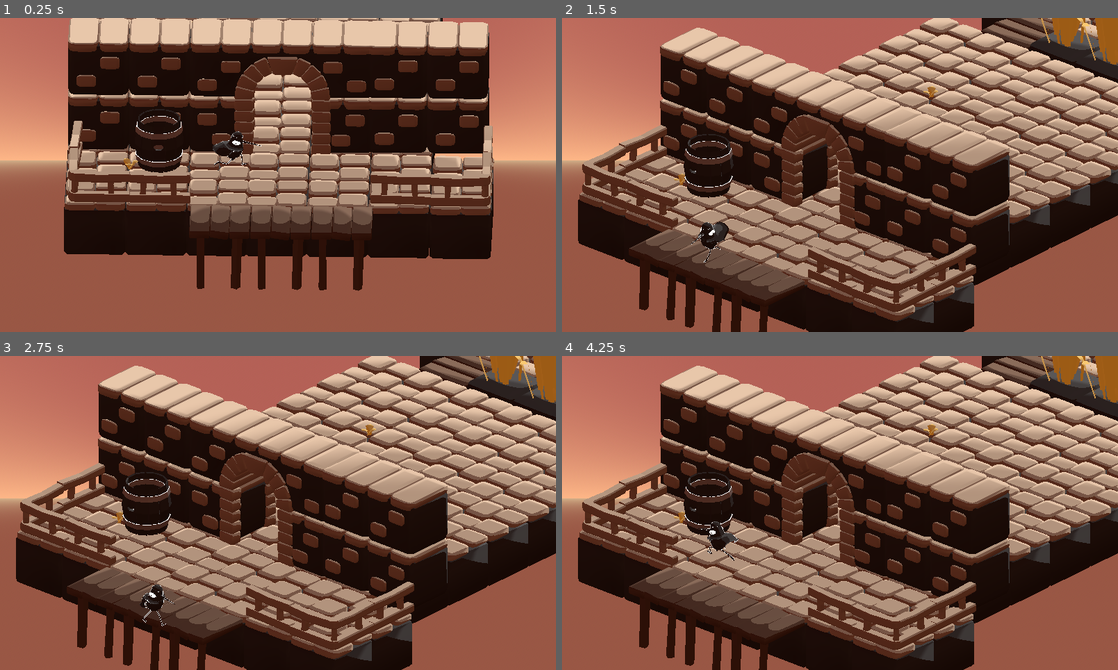
Above: before the commit, frames 1-4 (two rows, left to right).
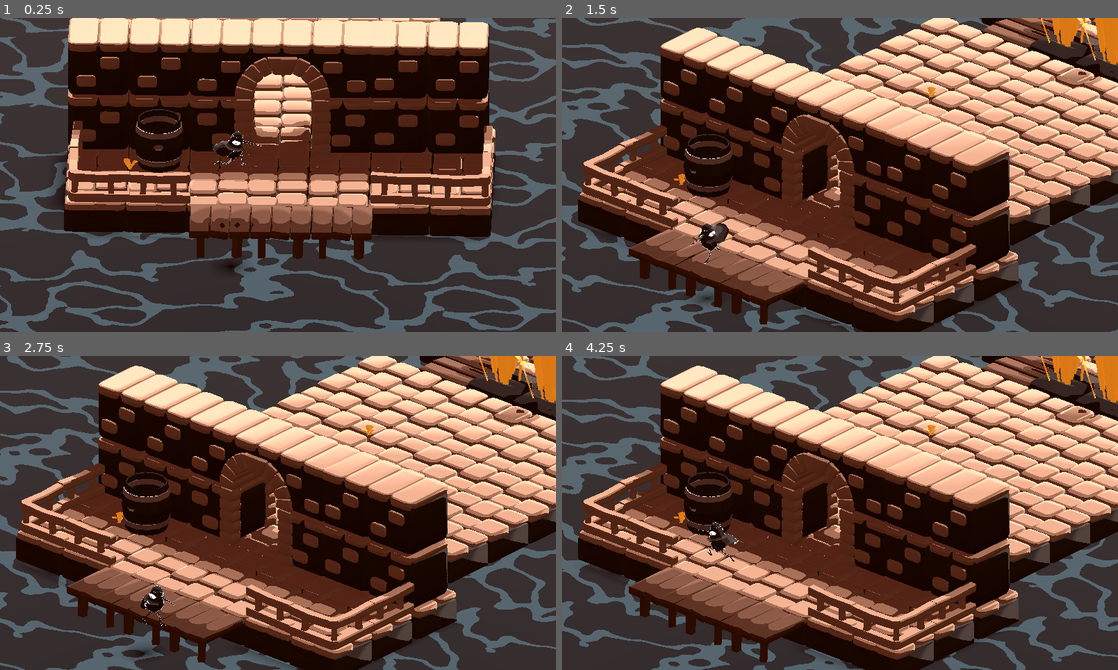
Above: after the commit, the same moments.

Repository: puleri/godot-test
Game: Godot game, scene res://Levels/Demo_A1.tscn
Same seed, same stepped clock (60 frames per second), same inputs: the game is played once before the commit and once after it.
Inputs:
- Up to frame 1 (0.25 s): no input
- Up to frame 2 (1.5 s): hold D (move_right) 0.53-1.28 s; tap E (interact) at 0.6, 1.35 s; tap Space (jump) at 0.77 s; hold S (move_down) from 1.28 s (still down)
- Up to frame 3 (2.75 s): tap Space (jump) at 1.52 s; release S (move_down) at 2.03 s; hold D (move_right) from 2.03 s (still down); tap E (interact) at 2.1 s
- Up to frame 4 (4.25 s): release D (move_right) at 2.78 s; hold W (move_up) 2.78-3.53 s; tap E (interact) at 2.85, 3.6 s; tap Space (jump) at 3.02, 3.77 s; hold A (move_left) from 3.53 s (still down)

The runs differ from the first frame. In frame 1, 69% of the frame differs, in the area x 0-100%, y 0-100%; in frame 2, 67%; in frame 3, 67%; in frame 4, 67%.

Commit message:
Added Rook_v2 skeleton update. Added water shader.

Diff:
--- a/Levels/Demo_A1.tscn
+++ b/Levels/Demo_A1.tscn
@@ -23,7 +23,7 @@
 background_color = Color(0.38, 0.34871334, 0.3306, 1)
 sky = SubResource("Sky_nxtc6")
 ambient_light_sky_contribution = 0.5
-glow_intensity = 0.0
+glow_enabled = true
 fog_mode = 1
 fog_density = 1.0
 
@@ -41,6 +41,7 @@
 transform = Transform3D(1, 0, 0, 0, 1, 0, 0, 0, 1, 5, 0.9666046, -7.7)
 
 [node name="CollisionShape3D" type="CollisionShape3D" parent="MovementFloor" unique_id=928830938]
+transform = Transform3D(1, 0, 0, 0, 1, 0, 0, 0, 1, 0, -0.042859077, 0)
 shape = SubResource("BoxShape3D_demo_floor")
 debug_color = Color(0.2, 0.7, 1, 0.35)
 
@@ -59,3 +60,4 @@
 
 [node name="DirectionalLight3D" type="DirectionalLight3D" parent="." unique_id=1859417399]
 transform = Transform3D(-0.9997446, 9.310847e-10, 0.02260007, 0.019076373, 0.5362099, 0.8438691, -0.0121183805, 0.8440847, -0.5360729, 0, 6.9235277, 0)
+shadow_enabled = true
--- /dev/null
+++ b/Materials/Water.tres
@@ -0,0 +1,113 @@
+[gd_resource type="VisualShader" format=3 uid="uid://c2tsaurjhjo47"]
+
+[ext_resource type="Texture2D" uid="uid://c7q6ueeng340j" path="res://Textures/Noise.png" id="1_7u5yi"]
+
+[sub_resource type="VisualShaderNodeFloatOp" id="VisualShaderNodeFloatOp_1eskk"]
+default_input_values = [0, 0.0, 1, 0.03]
+operator = 2
+
+[sub_resource type="VisualShaderNodeFloatOp" id="VisualShaderNodeFloatOp_ex1p1"]
+default_input_values = [0, 0.0, 1, 1.0]
+operator = 1
+
+[sub_resource type="VisualShaderNodeColorConstant" id="VisualShaderNodeColorConstant_vaali"]
+constant = Color(0.061199997, 0.101380005, 0.12, 1)
+
+[sub_resource type="VisualShaderNodeFloatFunc" id="VisualShaderNodeFloatFunc_fxb00"]
+function = 18
+
+[sub_resource type="VisualShaderNodeFloatParameter" id="VisualShaderNodeFloatParameter_bbwc2"]
+parameter_name = "FloatParameter"
+default_value_enabled = true
+default_value = 0.39
+
+[sub_resource type="VisualShaderNodeFloatOp" id="VisualShaderNodeFloatOp_8eeya"]
+default_input_values = [0, 0.0, 1, 0.05]
+
+[sub_resource type="VisualShaderNodeClamp" id="VisualShaderNodeClamp_j63hk"]
+default_input_values = [0, 0.0, 1, 0.3, 2, 0.38]
+
+[sub_resource type="VisualShaderNodeFloatParameter" id="VisualShaderNodeFloatParameter_bkq0e"]
+parameter_name = "Time"
+default_value_enabled = true
+default_value = 1.0
+
+[sub_resource type="VisualShaderNodeTexture" id="VisualShaderNodeTexture_i8iva"]
+texture = ExtResource("1_7u5yi")
+
+[sub_resource type="VisualShaderNodeMix" id="VisualShaderNodeMix_wjci6"]
+default_input_values = [0, Vector3(0, 0, 0), 1, Vector3(1, 1, 1), 2, Vector3(0.5, 0.5, 0.5)]
+op_type = 3
+
+[sub_resource type="VisualShaderNodeColorConstant" id="VisualShaderNodeColorConstant_fk4ma"]
+constant = Color(0.1944, 0.31584, 0.36, 1)
+
+[sub_resource type="VisualShaderNodeUVFunc" id="VisualShaderNodeUVFunc_7u5yi"]
+default_input_values = [1, Vector2(10, 10), 2, Vector2(1, 0)]
+function = 1
+
+[sub_resource type="VisualShaderNodeUVFunc" id="VisualShaderNodeUVFunc_ic0ak"]
+
+[sub_resource type="VisualShaderNodeFloatOp" id="VisualShaderNodeFloatOp_vdxvv"]
+default_input_values = [0, 0.0, 1, 2.0]
+operator = 1
+
+[sub_resource type="VisualShaderNodeFloatFunc" id="VisualShaderNodeFloatFunc_4vc78"]
+function = 16
+
+[sub_resource type="VisualShaderNodeFloatFunc" id="VisualShaderNodeFloatFunc_nwyqv"]
+function = 18
+
+[sub_resource type="VisualShaderNodeFloatOp" id="VisualShaderNodeFloatOp_vluw8"]
+default_input_values = [0, 0.0, 1, 2.2]
+operator = 2
+
+[sub_resource type="VisualShaderNodeFloatOp" id="VisualShaderNodeFloatOp_iwksh"]
+default_input_values = [0, 0.0, 1, 0.7]
+operator = 1
+
+[sub_resource type="VisualShaderNodeInput" id="VisualShaderNodeInput_hit8e"]
+input_name = "time"
+
+[resource]
+nodes/vertex/0/position = Vector2(500, 120)
+nodes/fragment/0/position = Vector2(1340, 10)
+nodes/fragment/2/node = SubResource("VisualShaderNodeTexture_i8iva")
+nodes/fragment/2/position = Vector2(-630, 40)
+nodes/fragment/3/node = SubResource("VisualShaderNodeUVFunc_ic0ak")
+nodes/fragment/3/position = Vector2(-1110, 280)
+nodes/fragment/4/node = SubResource("VisualShaderNodeFloatOp_vdxvv")
+nodes/fragment/4/position = Vector2(-150, 10)
+nodes/fragment/5/node = SubResource("VisualShaderNodeFloatFunc_4vc78")
+nodes/fragment/5/position = Vector2(860, 40)
+nodes/fragment/6/node = SubResource("VisualShaderNodeFloatFunc_nwyqv")
+nodes/fragment/6/position = Vector2(330, 130)
+nodes/fragment/7/node = SubResource("VisualShaderNodeFloatOp_vluw8")
+nodes/fragment/7/position = Vector2(220, 670)
+nodes/fragment/8/node = SubResource("VisualShaderNodeFloatOp_iwksh")
+nodes/fragment/8/position = Vector2(-70, 580)
+nodes/fragment/9/node = SubResource("VisualShaderNodeInput_hit8e")
+nodes/fragment/9/position = Vector2(-1610, 260)
+nodes/fragment/10/node = SubResource("VisualShaderNodeFloatOp_1eskk")
+nodes/fragment/10/position = Vector2(-1300, 350)
+nodes/fragment/11/node = SubResource("VisualShaderNodeFloatOp_ex1p1")
+nodes/fragment/11/position = Vector2(560, 230)
+nodes/fragment/13/node = SubResource("VisualShaderNodeColorConstant_vaali")
+nodes/fragment/13/position = Vector2(840, -170)
+nodes/fragment/14/node = SubResource("VisualShaderNodeFloatFunc_fxb00")
+nodes/fragment/14/position = Vector2(450, 470)
+nodes/fragment/15/node = SubResource("VisualShaderNodeFloatParameter_bbwc2")
+nodes/fragment/15/position = Vector2(-300, 240)
+nodes/fragment/16/node = SubResource("VisualShaderNodeFloatOp_8eeya")
+nodes/fragment/16/position = Vector2(-360, 570)
+nodes/fragment/18/node = SubResource("VisualShaderNodeClamp_j63hk")
+nodes/fragment/18/position = Vector2(-630, 530)
+nodes/fragment/19/node = SubResource("VisualShaderNodeFloatParameter_bkq0e")
+nodes/fragment/19/position = Vector2(-950, 490)
+nodes/fragment/20/node = SubResource("VisualShaderNodeMix_wjci6")
+nodes/fragment/20/position = Vector2(1100, -100)
+nodes/fragment/21/node = SubResource("VisualShaderNodeColorConstant_fk4ma")
+nodes/fragment/21/position = Vector2(830, -70)
+nodes/fragment/24/node = SubResource("VisualShaderNodeUVFunc_7u5yi")
+nodes/fragment/24/position = Vector2(-1380, 20)
+nodes/fragment/connections = PackedInt32Array(2, 0, 4, 0, 2, 0, 8, 0, 9, 0, 10, 0, 10, 0, 3, 2, 6, 0, 11, 0, 14, 0, 11, 1, 11, 0, 5, 0, 16, 0, 8, 1, 4, 0, 6, 0, 8, 0, 7, 0, 7, 0, 14, 0, 18, 0, 4, 1, 18, 0, 16, 0, 19, 0, 18, 0, 5, 0, 20, 2, 13, 0, 20, 0, 21, 0, 20, 1, 20, 0, 0, 0, 24, 0, 3, 0, 3, 0, 2, 0)
--- a/Mesh/Harboretum-Mesh/Build-EntryWay.tscn
+++ b/Mesh/Harboretum-Mesh/Build-EntryWay.tscn
@@ -11,6 +11,12 @@
 [ext_resource type="PackedScene" uid="uid://qykllwvpaj7" path="res://Mesh/Harboretum-Mesh/stone_railing.tscn" id="9_s4cuf"]
 [ext_resource type="PackedScene" uid="uid://bhwt01cbdydu4" path="res://Mesh/Harboretum-Mesh/tall_grass_block.tscn" id="10_yb5ed"]
 [ext_resource type="PackedScene" uid="uid://lg2nk4rjl6et" path="res://Mesh/Harboretum-Mesh/short_grass_block.tscn" id="11_1hb2o"]
+[ext_resource type="Shader" uid="uid://c2tsaurjhjo47" path="res://Materials/Water.tres" id="12_1hb2o"]
+
+[sub_resource type="ShaderMaterial" id="ShaderMaterial_dmhcf"]
+render_priority = 0
+shader = ExtResource("12_1hb2o")
+shader_parameter/Time = 1.0
 
 [node name="Node3D" type="Node3D" unique_id=1146930490]
 
@@ -19,6 +25,9 @@
 
 [node name="StoneTile-Block4" parent="." unique_id=2116407225 instance=ExtResource("6_dea3m")]
 transform = Transform3D(1, 0, 0, 0, 1, 0, 0, 0, 1, 10.955891, -0.015070915, -0.9648776)
+
+[node name="StoneTile-Block5" parent="." unique_id=1408684281 instance=ExtResource("6_dea3m")]
+transform = Transform3D(1, 0, 0, 0, 1, 0, 0, 0, 1, 10.955891, -0.015070915, -3.1626925)
 
 [node name="StoneTile-Block-22" parent="." unique_id=661275332 instance=ExtResource("6_gd7qx")]
 transform = Transform3D(0.9999986, 0.001624889, -0.0003210013, -0.0016249716, 0.9999986, -0.0002528069, 0.0003205822, 0.0002533381, 0.99999994, -1.0203216, -0.015070915, 0.9755006)
@@ -100,3 +109,8 @@
 
 [node name="GrassTuft02" parent="." unique_id=580981932 instance=ExtResource("7_s4cuf")]
 transform = Transform3D(1, 0, 0, 0, 1, 0, 0, 0, 1, 2, 1, -11)
+
+[node name="CSGBox3D" type="CSGBox3D" parent="." unique_id=1347127617]
+transform = Transform3D(1, 0, 0, 0, 1, 0, 0, 0, 1, -0.11543083, -0.6495228, -11.83025)
+size = Vector3(123.536545, 1, 93.897575)
+material = SubResource("ShaderMaterial_dmhcf")
--- a/Rook/Rook_v2.tscn
+++ b/Rook/Rook_v2.tscn
@@ -7,38 +7,33 @@
 [node name="Rook" unique_id=811247315 instance=ExtResource("1_nu6bc")]
 
 [node name="Skeleton3D" parent="Skeleton" parent_id_path=PackedInt32Array(1613353773) index="0" unique_id=1144242596]
-bones/0/position = Vector3(-0.00019026743, -2.4075097e-13, -0.00035625312)
-bones/0/rotation = Quaternion(0.70686775, 0.01838652, -0.018386537, 0.7068677)
-bones/2/rotation = Quaternion(-0.22646771, -0.08943495, 0.8797434, 0.40836912)
-bones/3/rotation = Quaternion(0.82038325, 0.0016130909, 0.102047786, 0.5626322)
-bones/4/rotation = Quaternion(-9.808946e-05, -9.313224e-10, -1.2492762e-05, 1)
-bones/18/rotation = Quaternion(-0.4691439, 0.67769116, -0.5031317, 0.25980222)
-bones/19/rotation = Quaternion(0.85645014, 0.024086324, 0.14795749, 0.49398565)
-bones/20/rotation = Quaternion(0.07260392, -1.175461e-10, 0.016219553, 0.997229)
-bones/34/rotation = Quaternion(-2.6692543e-08, -2.6692543e-08, -0.7071068, 0.7071067)
-bones/41/rotation = Quaternion(0.7199826, -6.101249e-08, -6.3066196e-08, 0.6939921)
-bones/47/rotation = Quaternion(-1.20817685e-08, 1.1601471e-08, 0.72129864, 0.6926242)
-bones/48/rotation = Quaternion(7.888756e-08, -1.111055e-07, 0.67439914, 0.738367)
-bones/49/rotation = Quaternion(5.560959e-08, -5.203887e-07, 0.07046905, 0.99751395)
-bones/50/rotation = Quaternion(-3.3677136e-08, 1.937531e-07, -0.030150184, 0.9995454)
-bones/52/position = Vector3(-0.00022928091, 2.4075091e-13, -0.00014568758)
-bones/52/rotation = Quaternion(-0.7041422, -0.06468115, -0.06468116, 0.70414233)
-bones/53/rotation = Quaternion(-0.64276063, -0.37275317, -0.21972933, 0.6321653)
-bones/54/rotation = Quaternion(0.7369896, 2.2304631e-08, -4.3403595e-08, 0.67590404)
-bones/55/rotation = Quaternion(0.026666434, 1.2955815e-07, 5.8228378e-09, 0.9996444)
-bones/56/rotation = Quaternion(-0.28487915, 0.30054143, -0.6372885, 0.64990944)
-bones/57/rotation = Quaternion(1.0308871e-08, 1.1359179e-08, -0.05623129, 0.9984178)
-bones/59/rotation = Quaternion(0.56332743, -0.02327498, 0.16620898, 0.8090087)
-bones/60/rotation = Quaternion(-0.55854774, 0.13277233, 0.049560748, 0.81727576)
-bones/61/rotation = Quaternion(0.03491388, 0.035295606, 0.074019656, 0.99602026)
-bones/62/rotation = Quaternion(-0.04071445, -0.0377115, -0.8014407, 0.5954939)
-bones/65/position = Vector3(-0.00020568038, -0.0001840429, -0.0026813545)
-bones/65/rotation = Quaternion(-0.5335159, -0.4640698, -0.46407023, 0.5335156)
-bones/67/position = Vector3(-0.00095130905, 0.00013047185, -0.0026145165)
-bones/67/rotation = Quaternion(-0.5605998, -0.48207772, -0.43700448, 0.5122071)
-bones/73/position = Vector3(-0.0007162045, -0.00056360604, 6.247312e-06)
-bones/73/rotation = Quaternion(-0.6963153, 0.051906176, 0.025290515, 0.71540976)
-bones/75/position = Vector3(0.000222191, 0.00065767363, -7.659802e-05)
+bones/0/position = Vector3(0, 0, -0.0019190565)
+bones/0/rotation = Quaternion(0.7037083, 0.06924316, -0.069243155, 0.70370835)
+bones/2/rotation = Quaternion(-0.31644526, 0.24410005, 0.9152993, 0.05004751)
+bones/3/rotation = Quaternion(0.5362595, -0.056295563, 0.027483227, 0.8417252)
+bones/4/rotation = Quaternion(-0.062946826, -1.1697461e-09, 0.0009805572, 0.9980164)
+bones/18/rotation = Quaternion(-0.5271565, 0.64260995, -0.48585427, 0.27037808)
+bones/19/rotation = Quaternion(0.713752, -0.015678892, 0.070539355, 0.696661)
+bones/20/rotation = Quaternion(0.034311462, 1.8572134e-09, 0.0026129547, 0.99940777)
+bones/34/rotation = Quaternion(-2.6692547e-08, -2.6692536e-08, -0.7071068, 0.7071067)
+bones/41/rotation = Quaternion(0.7199826, -6.746818e-08, -6.978289e-08, 0.6939921)
+bones/47/rotation = Quaternion(-1.3937238e-08, 9.290676e-09, 0.83207273, 0.55466646)
+bones/48/rotation = Quaternion(6.173269e-08, -1.2781358e-07, 0.52774477, 0.84940296)
+bones/49/rotation = Quaternion(1.9754923e-07, -5.050747e-07, 0.25033638, 0.96815896)
+bones/50/rotation = Quaternion(0.0054144966, 0.006263069, 0.3094335, 0.9508851)
+bones/53/rotation = Quaternion(-0.7269033, -0.3659947, -0.25195378, 0.52362096)
+bones/54/rotation = Quaternion(0.7912625, 1.637301e-08, 1.5230727e-09, 0.6114767)
+bones/55/rotation = Quaternion(0.20210768, 1.3741186e-07, 2.662651e-08, 0.9793633)
+bones/56/rotation = Quaternion(-0.37446633, 0.18026982, -0.76117724, 0.49788243)
+bones/57/rotation = Quaternion(1.0308881e-08, 1.1359183e-08, -0.056231298, 0.9984178)
+bones/59/rotation = Quaternion(0.64851606, -0.21737444, -0.16847013, 0.7097839)
+bones/60/rotation = Quaternion(-0.6890121, 0.026186466, 0.00093455345, 0.724276)
+bones/61/rotation = Quaternion(0.013438867, 0.012734847, 0.50688887, 0.8618126)
+bones/62/rotation = Quaternion(-0.037233952, -0.013195212, -0.8295799, 0.556989)
+bones/65/position = Vector3(-0.00061277155, -0.00018404284, -0.0026797038)
+bones/65/rotation = Quaternion(-0.5177596, -0.4815859, -0.48158616, 0.51775944)
+bones/67/rotation = Quaternion(-0.5619914, -0.4804409, -0.43521354, 0.5137426)
+bones/73/rotation = Quaternion(-0.5207175, 0.4651908, -0.41558504, 0.5828722)
 bones/75/rotation = Quaternion(0.8565981, 0.3357142, -0.38209108, 0.08684543)
 
 [node name="Theif_Mesh_Rig" parent="Skeleton/Skeleton3D" index="0" unique_id=1869393174]
Binary file added: Rook/v2/Rook_v2.fbx
Not shown, added: Rook/v2/Rook_v2.fbx.import
Binary file added: Textures/Noise.png
Not shown, added: Textures/Noise.png.import
